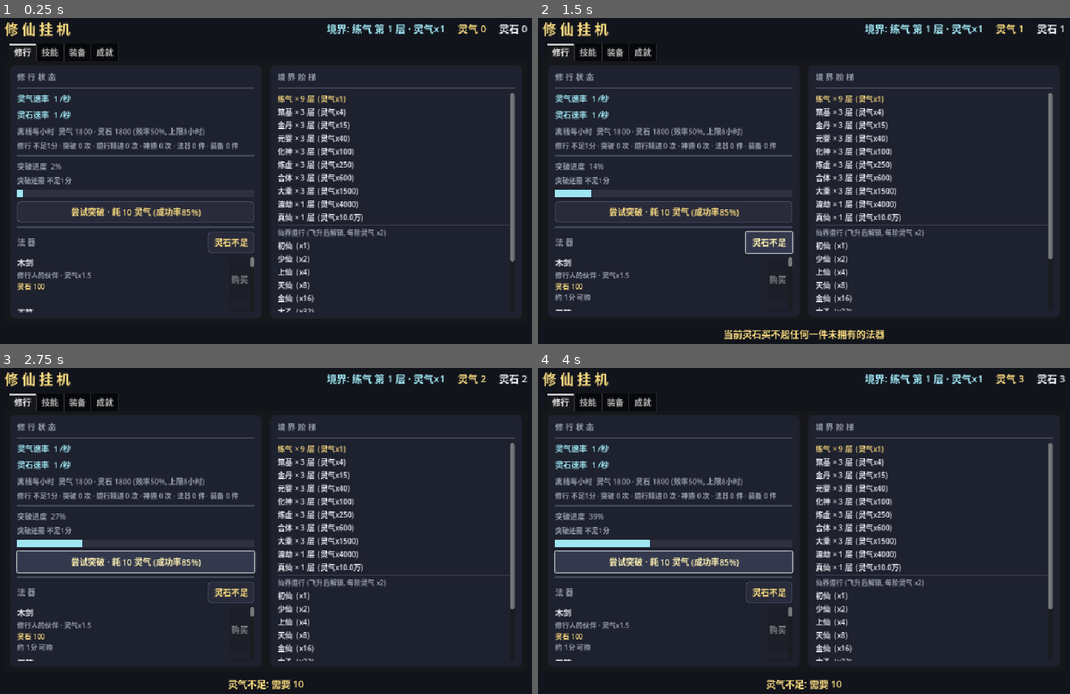
Above: before the commit, frames 1-4 (two rows, left to right).
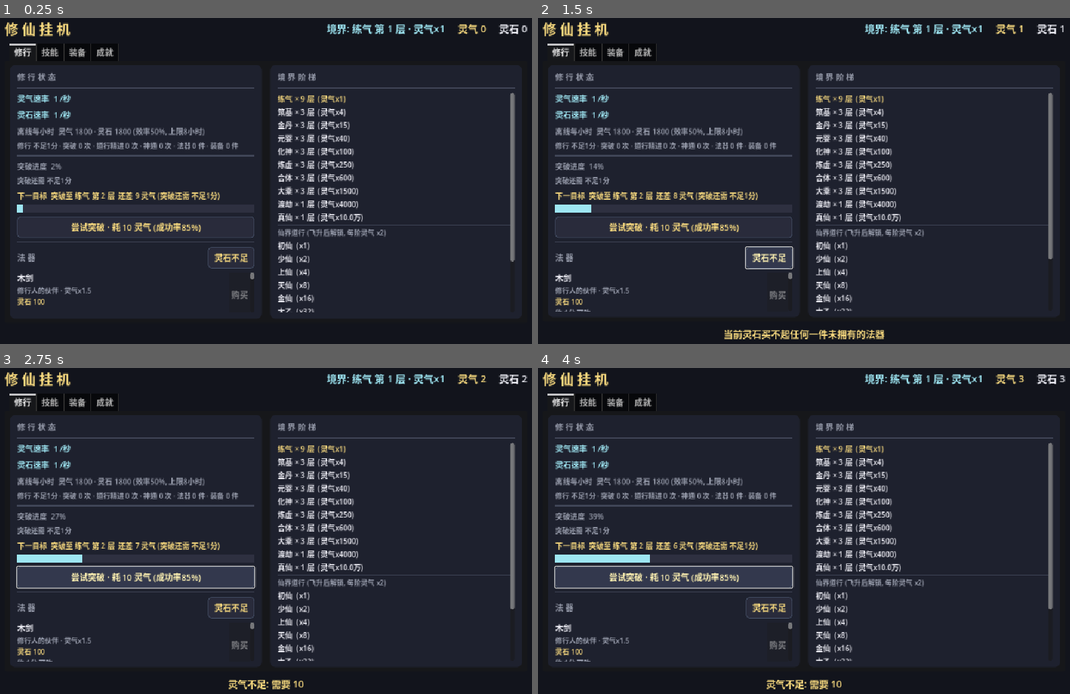
Above: after the commit, the same moments.

Repository: playerss/xiuxian-idle-godot
Game: Godot game, scene res://scenes/main.tscn
Two runs of this game, one before a commit and one after it. Both use one fixed random seed, a clock stepped at 60 frames per second and the inputs below.
Inputs:
- Up to frame 1 (0.25 s): no input
- Up to frame 2 (1.5 s): click "尝试突破 · 耗 10 灵气 (成功率85%)" at 0.5 s; click "灵石不足" at 1.25 s
- Up to frame 3 (2.75 s): click "尝试突破 · 耗 10 灵气 (成功率85%)" at 2 s
- Up to frame 4 (4 s): click "灵石不足" at 2.75 s; click "尝试突破 · 耗 10 灵气 (成功率85%)" at 3.5 s

The runs differ from the first frame. In frame 1, 3.3% of the frame differs, in the area x 3-48%, y 52-91%; in frame 2, 4.0%; in frame 3, 5.7%; in frame 4, 5.9%, in the area x 3-49%, y 52-91%.

Commit message:
feat(打磨-31): 下一目标提示 — 挂机核心循环"攒资源→突破"缺方向感, 玩家不知下一步该干什么/还差多少; 修行页突破ETA下加金色 下一目标 行(未飞升=突破至 练气 第2层 还差X灵气(突破还需Y), 层顶跨境界自动指下一境界/真仙顶层指飞升, 飞升后=道行精进至 少仙 还差X道行, 资源攒够直接提示 点击突破/修炼, 道祖封顶 道法自然); GameData.next_goal_text()+next_realm_display()(复用 breakthrough_eta_text 的 ETA), main.gd _goal_label 文本变化才刷+tooltip; selftest +13项=413项, stress 613 + 主场景冒烟 0报错回归全过; 顺带 4 张 Steam 商店截图 Xvfb 重跑更新当前版 UI(01 修行页左栏金色 下一目标 行 1031px 程序化校验)

Diff:
--- a/scripts/game_data.gd
+++ b/scripts/game_data.gd
@@ -1043,3 +1043,33 @@
 	if t < 60.0:
 		return prefix + "不足1分"
 	return prefix + fmt_time(t)
+
+# ---------- 打磨-31: 下一目标提示 (修行页: 玩家下一步该做什么) ----------
+
+# 下一目标文本 (未飞升=攒灵气突破到下一层/境界, 飞升后=道行精进; 已至道祖=圆满)
+# 目标名称 + 缺口 + 按当前速率的预计时间; 攒够时直接提示"可突破/可精进"
+func next_goal_text() -> String:
+	if not ascended:
+		var need: float = breakthrough_cost()
+		var gap: float = need - essence
+		var goal_name := "突破至 %s" % next_realm_display()
+		if gap <= 0.0:
+			return "下一目标  %s  灵气已攒够, 点击突破!" % goal_name
+		return "下一目标  %s  还差 %s 灵气 (%s)" % [goal_name, fmt(gap), breakthrough_eta_text()]
+	if dao_level >= IMMORTAL_REALMS.size() - 1:
+		return "下一目标  已至道祖, 道法自然 ♪"
+	var d_need: float = dao_break_cost()
+	var d_gap: float = d_need - dao
+	var d_goal := "道行精进至 %s" % IMMORTAL_REALMS[dao_level + 1]
+	if d_gap <= 0.0:
+		return "下一目标  %s  道行已攒够, 点击修炼!" % d_goal
+	return "下一目标  %s  还差 %s 道行 (%s)" % [d_goal, fmt(d_gap), breakthrough_eta_text()]
+
+# 下一层/境界的展示名 (未飞升用: "练气 第 2 层" / "筑基 第 1 层")
+func next_realm_display() -> String:
+	var max_layer := REALMS[realm_idx]["layers"] as int
+	if layer < max_layer:
+		return "%s 第 %d 层" % [REALMS[realm_idx]["name"] as String, layer + 1]
+	if realm_idx < REALMS.size() - 1:
+		return "%s 第 1 层" % [REALMS[realm_idx + 1]["name"] as String]
+	return "飞升真仙"
--- a/scripts/main.gd
+++ b/scripts/main.gd
@@ -19,6 +19,8 @@
 var _offline_text := ""        # 离线文本缓存 (变化时才刷)
 var _break_eta_label: Label    # 打磨-24: 突破/道行精进 ETA (修行页)
 var _break_eta_text := ""      # 突破 ETA 文本缓存 (变化时才刷)
+var _goal_label: Label         # 打磨-31: 下一目标提示 (修行页)
+var _goal_text := ""           # 下一目标文本缓存 (变化时才刷)
 var _stats_label: Label        # 打磨-14: 修行统计 (修行页)
 var _stats_text := ""          # 统计文本缓存 (变化时才刷)
 var _progress_label: Label
@@ -218,6 +220,10 @@
 	_break_eta_label = _label("", 13, DIM)
 	left.add_child(_break_eta_label)
 	_break_eta_label.tooltip_text = "按当前灵气(道行)速率估算攒够突破资源所需时间。挂机/神通/境界提升都会改变该时间, 攒够后自动消失。"
+	# 打磨-31: 下一目标提示 (玩家下一步该做什么: 目标名+缺口+预计时间)
+	_goal_label = _label("", 14, GOLD)
+	left.add_child(_goal_label)
+	_goal_label.tooltip_text = "当前最优先的下一步: 攒够突破资源即点击突破; 飞升后改为道行精进。"
 	_bar_bg = ColorRect.new()
 	_bar_bg.color = Color(0.18, 0.19, 0.25)
 	_bar_bg.custom_minimum_size = Vector2(0, 14)
@@ -745,6 +751,11 @@
 	if bet_t != _break_eta_text:
 		_break_eta_text = bet_t
 		_break_eta_label.text = bet_t
+	# 打磨-31: 下一目标提示 (缺口/预计时间随挂机与突破变化, 文本变化才写)
+	var goal_t: String = g.next_goal_text()
+	if goal_t != _goal_text:
+		_goal_text = goal_t
+		_goal_label.text = goal_t
 	_bar_fill.size = Vector2(_bar_bg.size.x * g.breakthrough_progress() / 100.0, _bar_bg.size.y)
 	if g.ascended:
 		if g.dao_level >= g.IMMORTAL_REALMS.size() - 1:
--- a/scripts/selftest.gd
+++ b/scripts/selftest.gd
@@ -1086,6 +1086,59 @@
 	g.learned.clear()
 	check(g.active_ready_count() == 0, "未学习任何技能时 active_ready_count = 0")
 
+	# ---------- 打磨-31: 下一目标提示 (修行页: 玩家下一步该做什么) ----------
+	# 受控状态: 练气 第1层 未飞升, 无资源
+	g.ascended = false
+	g.realm_idx = 0
+	g.layer = 1
+	g.essence = 0.0
+	g.dao = 0.0
+	g.dao_level = 0
+	check(g.next_realm_display() == "练气 第 2 层", "next_realm_display 层内 (实际 %s)" % g.next_realm_display())
+	var ng0: String = g.next_goal_text()
+	check(ng0.find("突破至 练气 第 2 层") >= 0, "未飞升下一目标指向下一层 (实际 %s)" % ng0)
+	check(ng0.find("灵气") >= 0, "未飞升下一目标含灵气缺口 (实际 %s)" % ng0)
+	check(ng0.find("突破还需") >= 0, "未飞升下一目标含 ETA (实际 %s)" % ng0)
+	# 层顶: 指向下一境界
+	g.layer = 9
+	check(g.next_realm_display() == "筑基 第 1 层", "next_realm_display 跨境界 (实际 %s)" % g.next_realm_display())
+	# 渡劫 (layers=1) 顶层: 指向真仙 (最后一境, 再突破即飞升)
+	g.realm_idx = 8
+	g.layer = 1
+	check(g.next_realm_display() == "真仙 第 1 层", "next_realm_display 渡劫顶 (实际 %s)" % g.next_realm_display())
+	# 真仙 (最后一境) 顶层: 指向飞升
+	g.realm_idx = 9
+	check(g.next_realm_display() == "飞升真仙", "next_realm_display 飞升 (实际 %s)" % g.next_realm_display())
+	# 灵气攒够: 直接提示可突破
+	g.realm_idx = 0
+	g.layer = 1
+	g.essence = g.breakthrough_cost()
+	var ng1: String = g.next_goal_text()
+	check(ng1.find("已攒够, 点击突破") >= 0, "灵气攒够提示点击突破 (实际 %s)" % ng1)
+	check(ng1.find("还差") < 0, "灵气攒够时不再显示缺口 (实际 %s)" % ng1)
+	# 飞升后: 道行精进
+	g.ascended = true
+	g.dao_level = 0
+	g.dao = 0.0
+	var ng2: String = g.next_goal_text()
+	check(ng2.find("道行精进至 少仙") >= 0, "飞升后下一目标指向少仙 (实际 %s)" % ng2)
+	check(ng2.find("道行") >= 0, "飞升后下一目标含道行缺口 (实际 %s)" % ng2)
+	# 道行攒够: 提示可修炼
+	g.dao = g.dao_break_cost()
+	var ng3: String = g.next_goal_text()
+	check(ng3.find("已攒够, 点击修炼") >= 0, "道行攒够提示点击修炼 (实际 %s)" % ng3)
+	# 道祖封顶
+	g.dao_level = 8
+	var ng4: String = g.next_goal_text()
+	check(ng4.find("已至道祖") >= 0, "道祖封顶提示 (实际 %s)" % ng4)
+	# 恢复未飞升基准态 (后续测试可能依赖)
+	g.ascended = false
+	g.realm_idx = 0
+	g.layer = 1
+	g.essence = 0.0
+	g.dao = 0.0
+	g.dao_level = 0
+
 	# ---------- 汇报 ----------
 	print("")
 	if _fail.is_empty():
Binary file changed: store/shots/01_training.png
Binary file changed: store/shots/02_skills.png
Binary file changed: store/shots/03_equipment.png
Binary file changed: store/shots/04_achievements.png
Not shown, changed: PROJECT_PLAN.md
